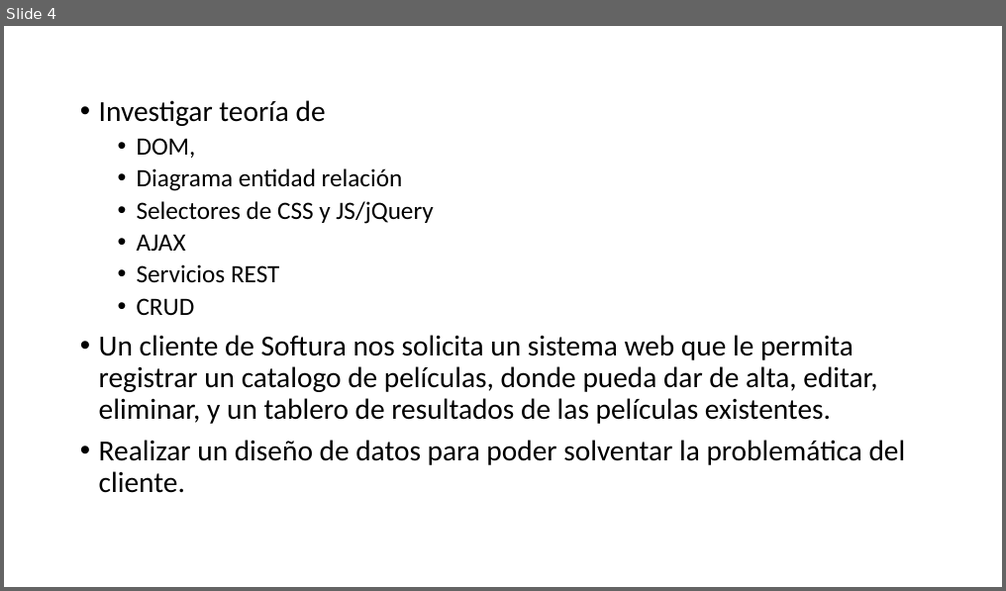
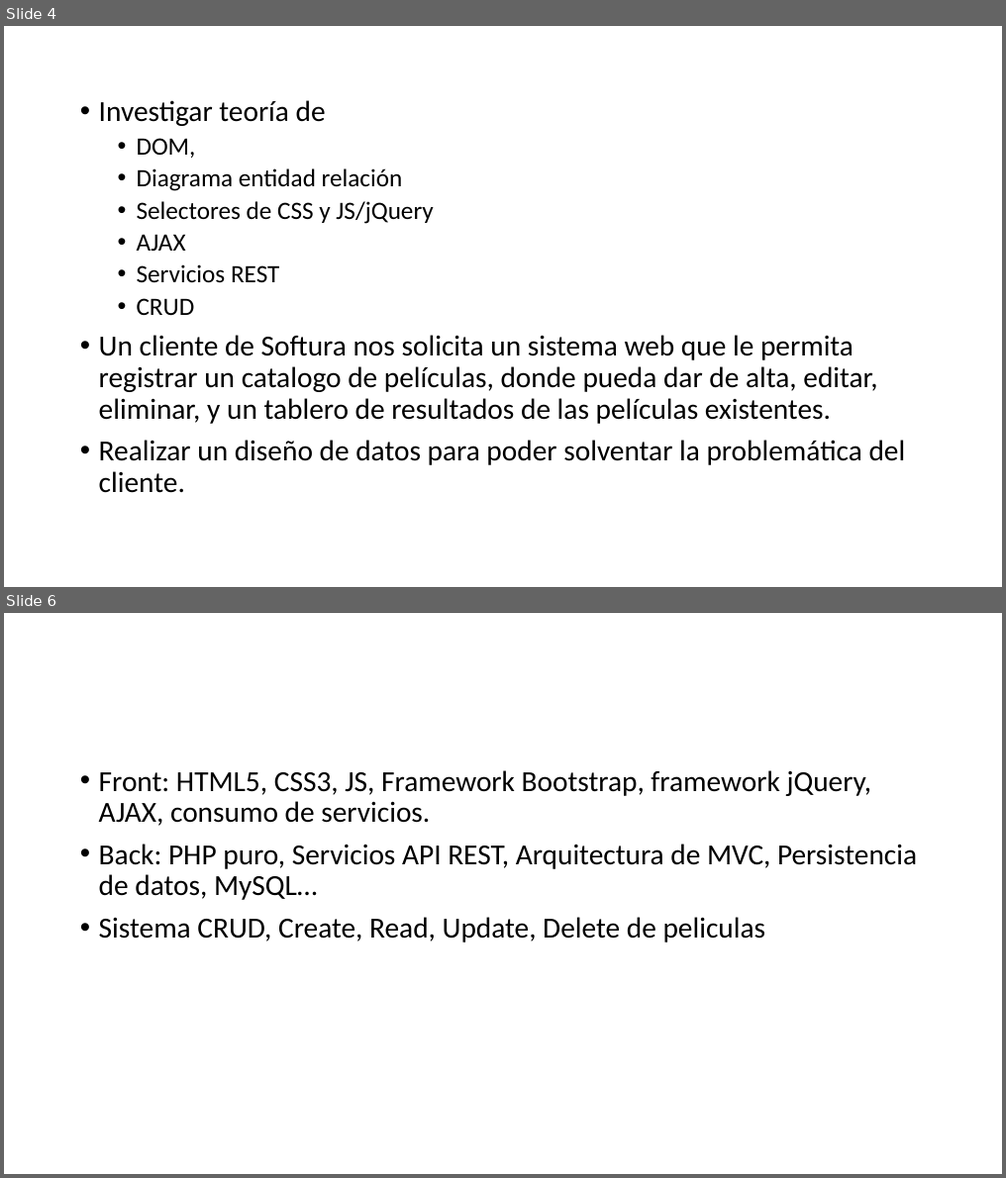
Before and after one commit to enriquecr1990/cap_php_jun22, a slide deck: actividades/Desarrollo Web.pptx. Shown one above the other, each under a label of ours: slide 4 before the commit, slides 4 and 6 after it; the slides between them are not shown. The pictures are 1006x591 and 1006x1178 pixels, drawn with LibreOffice and Linux fonts; fonts in the diff are those of the drawing. Boxes give left, top, right and bottom in pixels: in the first picture for what was removed or moved away, otherwise in the second. Text is boxed around its words. In the diff, an @@ line names an element or a change of style, - is before the commit and + after.

```diff
--- a/actividades/Desarrollo Web.pptx
+++ b/actividades/Desarrollo Web.pptx
@@ slide 6 added at (4, 613, 1002, 1174), background #FFFFFF @@
@@ text added at (99, 770, 917, 943), 28 pt, text #000000 @@
+• Front: HTML5, CSS3, JS, Framework Bootstrap, framework jQuery, AJAX, consumo de servicios.
+• Back: PHP puro, Servicios API REST, Arquitectura de MVC, Persistencia de datos, MySQL…
+• Sistema CRUD, Create, Read, Update, Delete de peliculas
```
Also in this commit, not shown: 4 other slides added, 49 other files.
